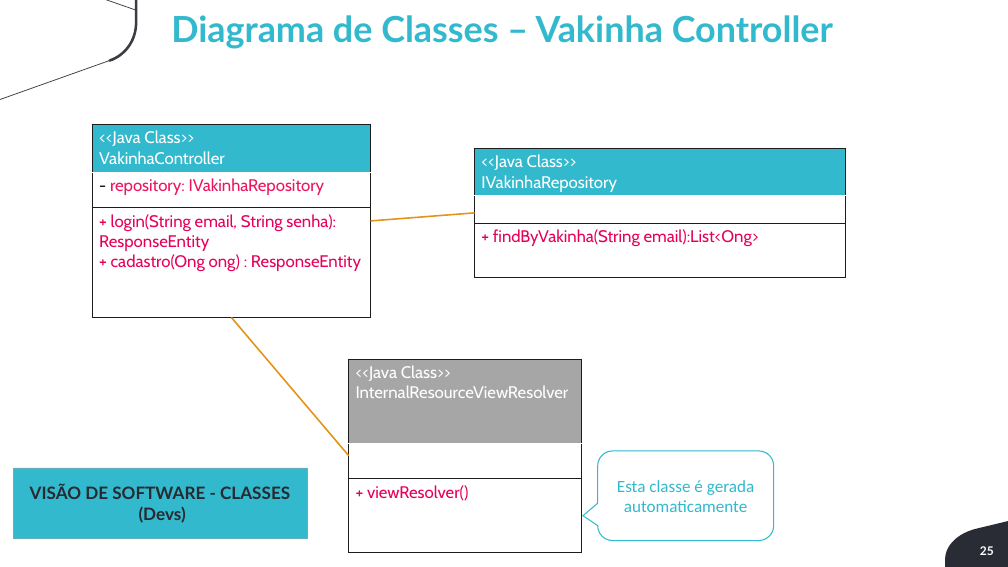
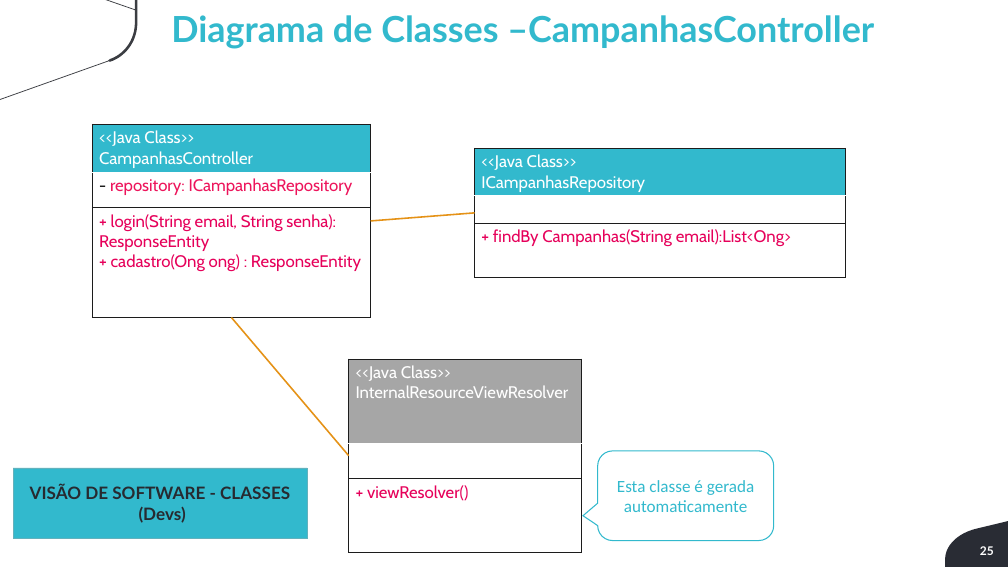
Before and after one commit to apires-roberta/bp, a slide deck: slide 25 of docs/power-points/Diagrama de Arquitetura.pptx. Drawn at 1008x567 pixels with LibreOffice and Linux fonts; fonts in the diff are those of the drawing; background and template pictures are left out. Boxes give left, top, right and bottom in pixels: in the first picture for what was removed or moved away, otherwise in the second. Text is boxed around its words. In the diff, an @@ line names an element or a change of style, - is before the commit and + after.

Commit message:
diagrama ppt atualizado com feed e troca de nome vakinha para campanhas

```diff
--- a/docs/power-points/Diagrama de Arquitetura.pptx
+++ b/docs/power-points/Diagrama de Arquitetura.pptx
@@ text at <box>171,15,874,49</box>: text changed @@
-Diagrama de Classes – Vakinha Controller
+Diagrama de Classes –CampanhasController
@@ table at <box>92,125,371,318</box> @@
-row 1, column 1: <<Java Class>> / VakinhaController
+row 1, column 1: <<Java Class>> / CampanhasController
-row 2, column 1: - repository: IVakinhaRepository
+row 2, column 1: - repository: ICampanhasRepository
@@ table at <box>475,148,845,278</box> @@
-row 1, column 1: <<Java Class>> / IVakinhaRepository
+row 1, column 1: <<Java Class>> / ICampanhasRepository
-row 3, column 1: + findByVakinha(String email):List<Ong>
+row 3, column 1: + findBy Campanhas(String email):List<Ong>
```
Also in this commit, not shown: 5 other slides changed, 2 slides added.
